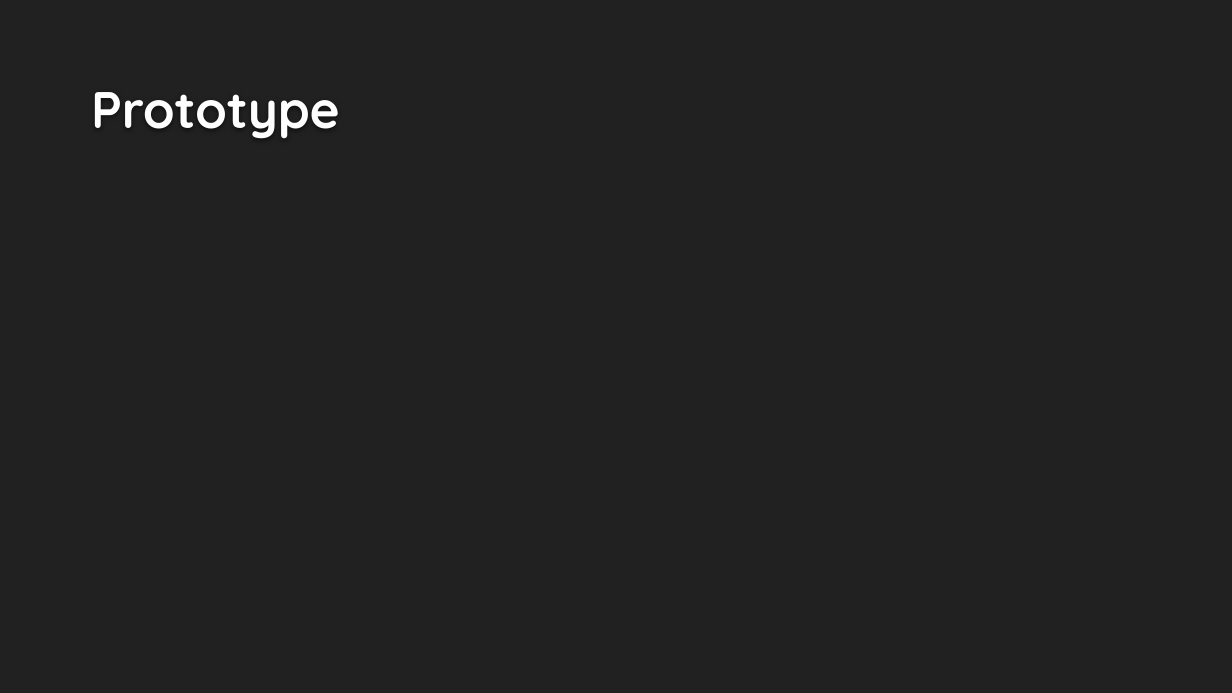
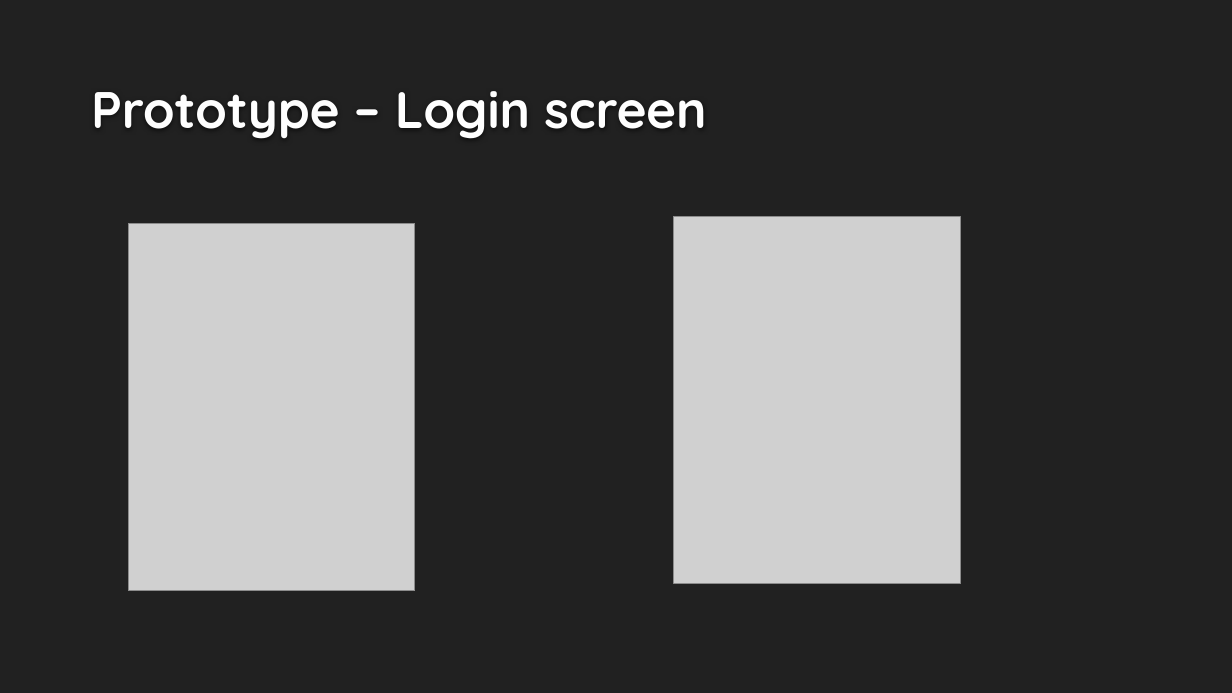
Before and after one commit to CPAD2022/CPAD2022SecBTeam09, a slide deck: slide 5 of CPAD Assignment.pptx. Drawn at 1232x693 pixels with LibreOffice and Linux fonts; fonts in the diff are those of the drawing; grey boxes stand for pictures; background and template pictures are left out. Boxes give left, top, right and bottom in pixels: in the first picture for what was removed or moved away, otherwise in the second. Text is boxed around its words. In the diff, an @@ line names an element or a change of style, - is before the commit and + after.

```diff
--- a/CPAD Assignment.pptx
+++ b/CPAD Assignment.pptx
@@ title at box(91, 91, 706, 139): text changed @@
-Prototype
+Prototype – Login screen
@@ picture added at box(128, 224, 415, 592) @@
@@ picture added at box(674, 216, 960, 584) @@
```
Also in this commit, not shown: 2 other slides changed, 1 slide added.
